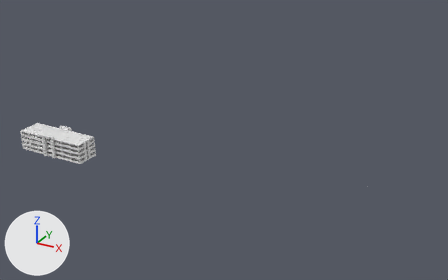
Before and after pictures for a commit that changed the Blender file EDIF-AS/EdificioAS.blend.
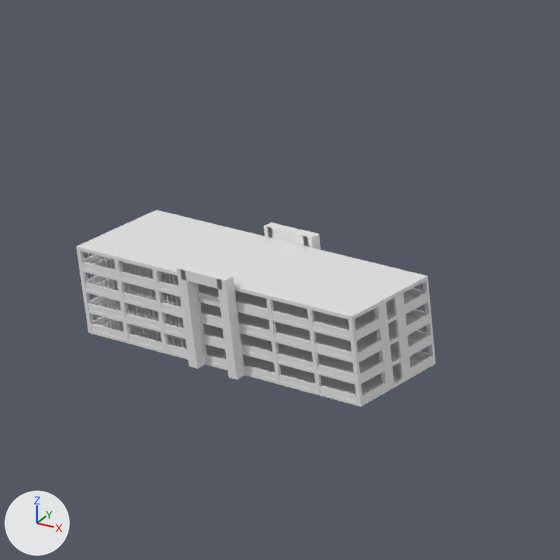
There are two pictures of each version: one whole from a 50 mm lens placed at (312.9, -315.5, 196.3), pointed at (87.1, 95.0, -8.9), one close up on the part from 1% to 27% of the width and 28% to 70% of the height. The lights are fixed; the arrows at lower left show +X, +Y and +Z.
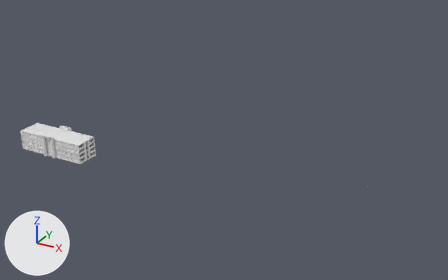
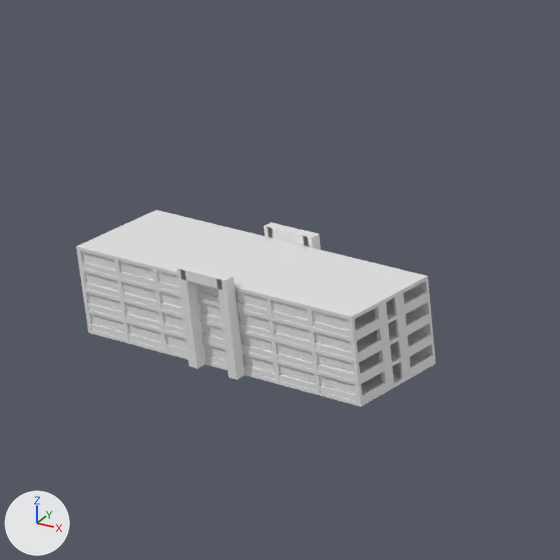
What differs and where, as boxes (x1, y1, x2, y2) in the close-ups (560 x 560 px):
'Plane', reshaped (not visible before)
    after: (82, 251, 429, 395)
'Cube.002', reshaped
    before: (83, 253, 186, 349)
    after: (82, 253, 428, 395)
part 1 of me_cube_004, built on
    before: (83, 253, 162, 332)
    after: (84, 253, 355, 395)

Edits to the bpy script that builds the scene:
```text
Change me_cube_004:
    used by ob_cube_002; location = (20.2, 7.2, 12.2)
    remove me_cube_004.from_pydata(...)  # 4636 vertices, 2245 faces; spans x -49.9..-19.1, y -17.2..0.0, z -12.2..1.6
    add me_cube_004.from_pydata(...)  # 8828 vertices, 4257 faces; spans x -49.9..5.3, y -17.2..0.0, z -12.2..1.6
    me_cube_004 part 1: 18 vertices moved within x -45.7..-38.5, y -17.2..-17.1, z -9.7..1.6; 162 vertices removed from x -49.9..-26.8, y -17.2..-17.1, z -11.2..1.6; 2530 vertices added at x -49.8..5.3, y -17.2..-17.1, z -11.2..1.6
Change me_plane:
    used by ob_plane; location = (0.7, 7.0, 13.3)
    remove me_plane.from_pydata(...)  # 136 vertices, 34 faces; spans x -5.94..0.51, y -0.02..0.21, z -13.37..0.46
    add me_plane.from_pydata(...)  # 344 vertices, 86 faces; spans x -30.29..24.81, y -16.98..0.21, z -13.37..0.46
    me_plane part 2
    104 vertices are added at x -30.29..24.81, y -16.98..-0.02, z -12.32..-1.52
    104 new vertices lie (0.0, 0.0, 1.95) away from vertices in x -30.29..24.81, y -16.98..-0.02, z -12.32..-1.52
    52 new faces join them
```
